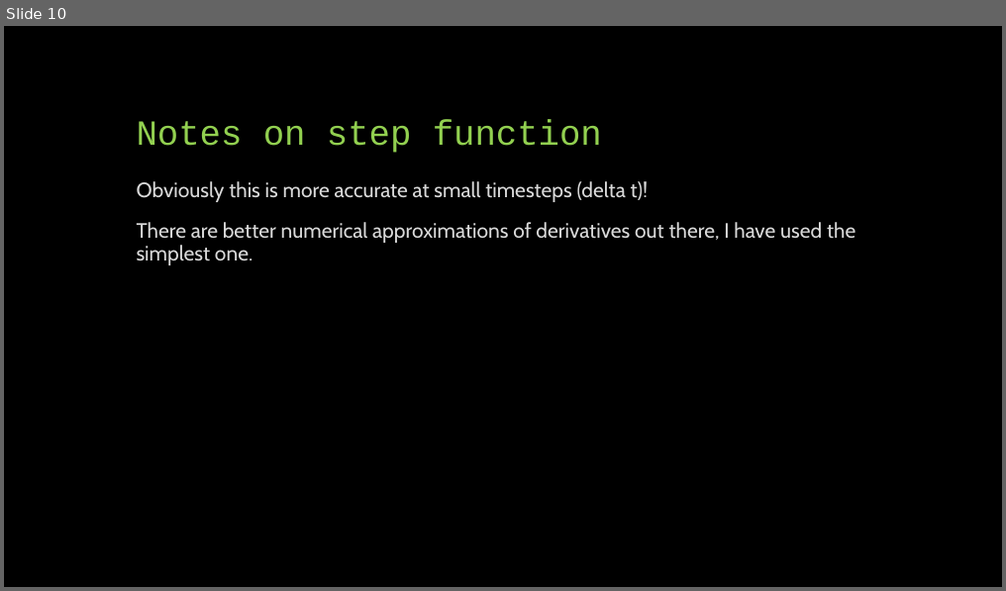
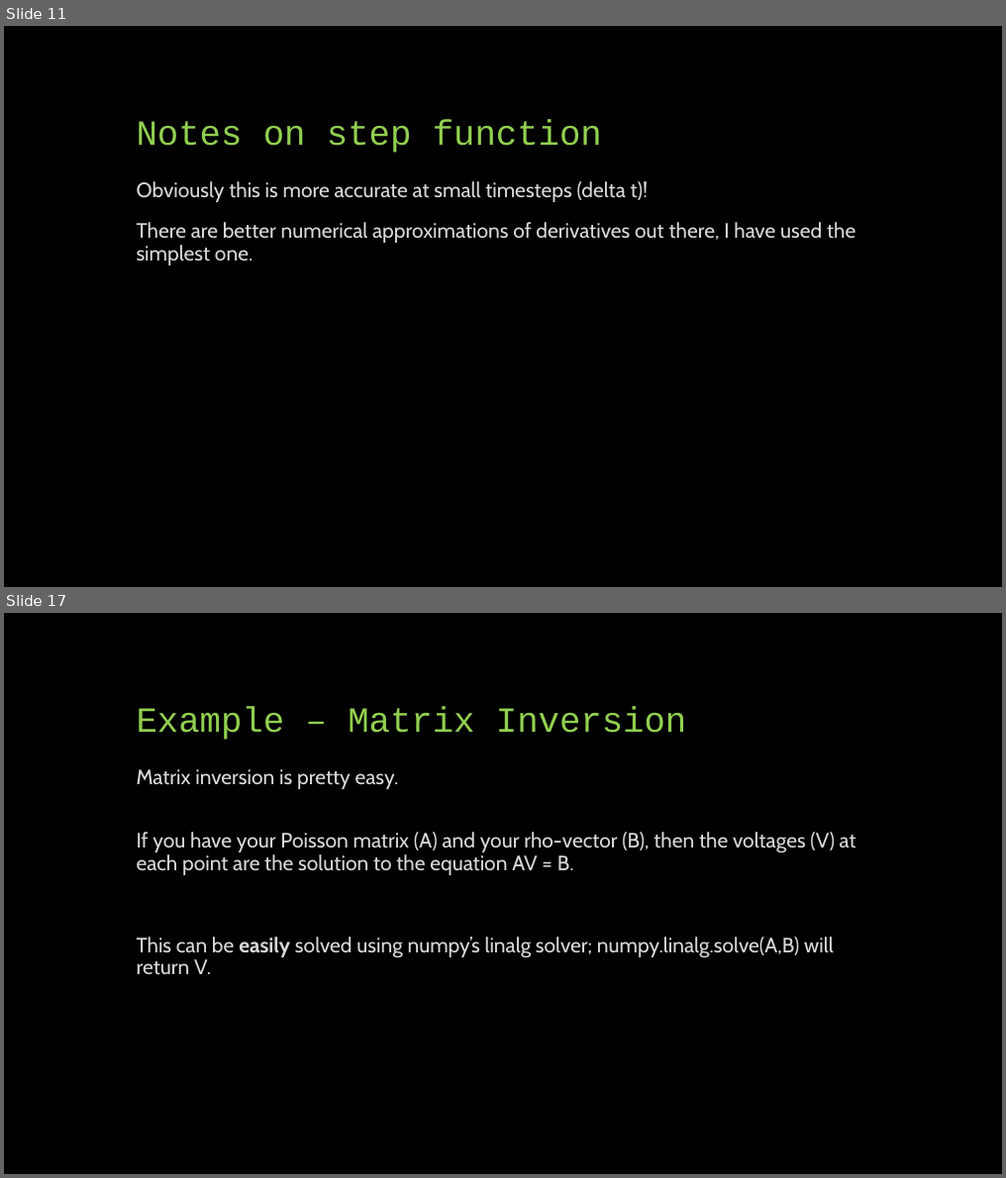
Before and after one commit to phys3112/Tutorials-2020, a slide deck: Tutorial 5 Iterative Methods/Tutorial 5 Presentation.pptx. Shown one above the other, each under a label of ours: slide 10 before the commit, slides 11 and 17 after it; the slides between them are not shown. The pictures are 1006x591 and 1006x1178 pixels, drawn with LibreOffice and Linux fonts; fonts in the diff are those of the drawing. Boxes give left, top, right and bottom in pixels: in the first picture for what was removed or moved away, otherwise in the second. Text is boxed around its words. In the diff, an @@ line names an element or a change of style, - is before the commit and + after.

Commit message:
Tutorial 5 'Finished'
Tutorial 5 is 'done', but I will make a better one for advanced following the upload of the lectures for Week 5.

```diff
--- a/Tutorial 5 Iterative Methods/Tutorial 5 Presentation.pptx
+++ b/Tutorial 5 Iterative Methods/Tutorial 5 Presentation.pptx
@@ slide 17 added at (4,613,1002,1174), background #000000 @@
@@ title added at (137,707,686,740), 34 pt, text #92D050 @@
+Example – Matrix Inversion
@@ text added at (137,769,856,975), 20 pt, text #D9D9D9 @@
+Matrix inversion is pretty easy.
+If you have your Poisson matrix (A) and your rho-vector (B), then the voltages (V) at each point are the solution to the equation AV = B.
+This can be easily solved using numpy’s linalg solver; numpy.linalg.solve(A,B) will return V.
@@ what was slide 10 is now slide 11 @@
```
Also in this commit, not shown: 2 slides changed, 11 other slides added, 2 slides removed, 1 other file.
